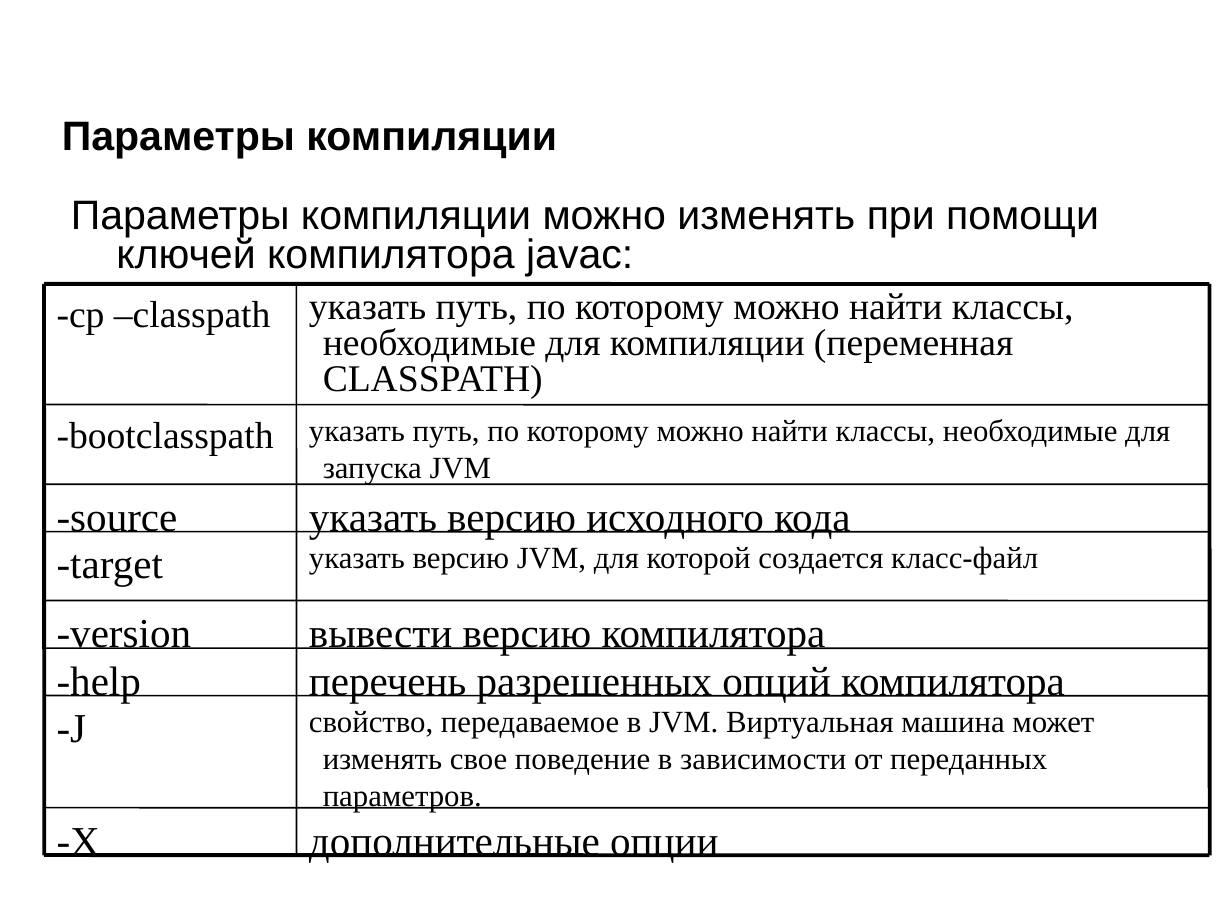
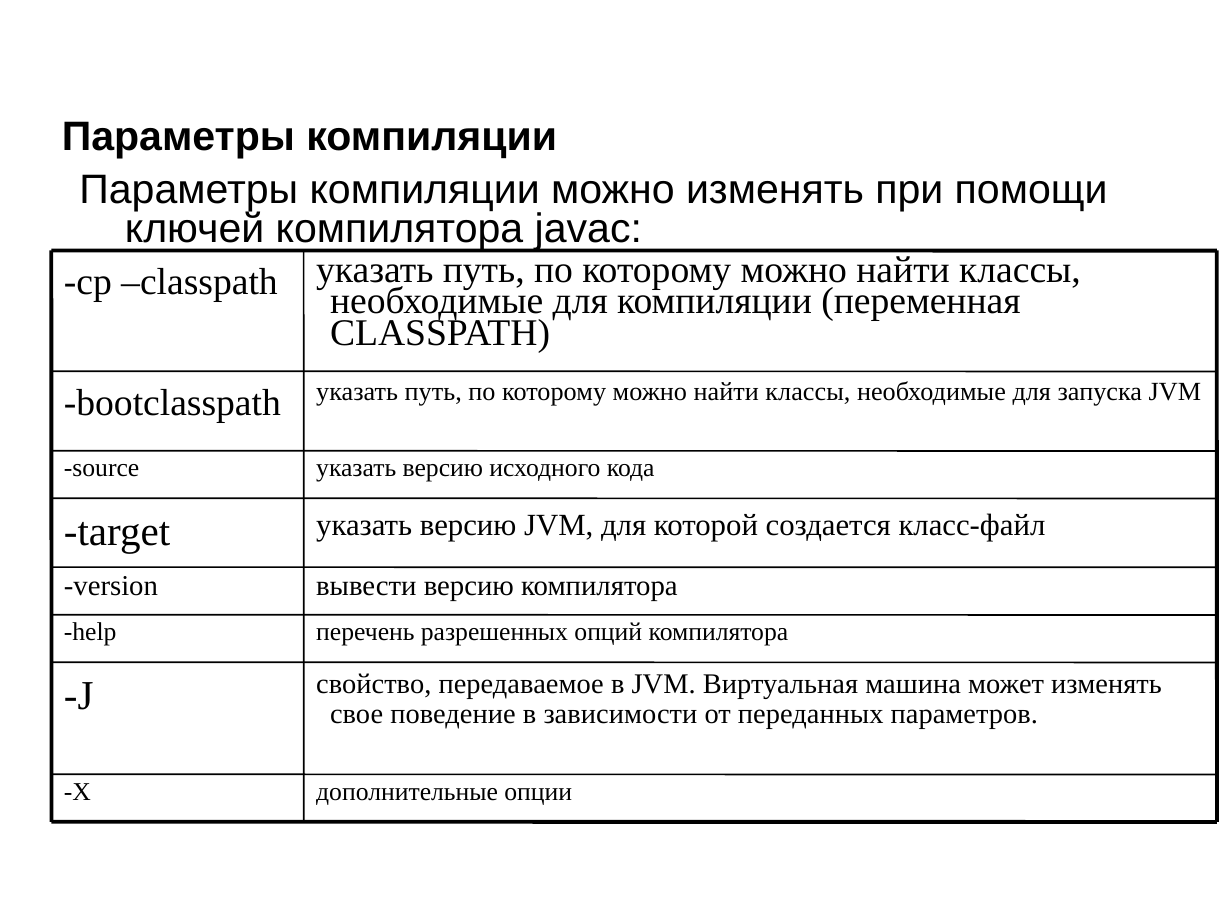
Before and after one commit to maxchv/JavaLessons, a slide deck: slide 20 of Lesson01/Or_JavaSE_intro.ppt [Режим совместимости] [восстановлен].ppt (slide 18 before the commit). Drawn at 1232x924 pixels with LibreOffice and Linux fonts; fonts in the diff are those of the drawing; background and template pictures are left out. Boxes give left, top, right and bottom in pixels: in the first picture for what was removed or moved away, otherwise in the second. Text is boxed around its words. In the diff, an @@ line names an element or a change of style, - is before the commit and + after.

```diff
--- a/Lesson01/Or_JavaSE_intro.ppt [Режим совместимости] [восстановлен].ppt
+++ b/Lesson01/Or_JavaSE_intro.ppt [Режим совместимости] [восстановлен].ppt
@@ text "Параметры компиляции можно изменять при ...": place and size @@
-text "Параметры компиляции можно изменять при ..." at (71, 200, 1099, 277)
+text "Параметры компиляции можно изменять при ..." at (79, 174, 1108, 250)
@@ text "указать путь, по которому можно ..." at (316, 252, 1081, 353): line spacing 0.8 to 0.7 @@
@@ 8 texts, 2 lines: place and size @@
-8 texts, 2 lines at (297, 283, 1210, 862)
+8 texts, 2 lines at (303, 250, 1217, 822)
@@ 8 texts, 5 lines: place and size @@
-8 texts, 5 lines at (44, 283, 1210, 857)
+8 texts, 5 lines at (52, 250, 1217, 822)
@@ text "указать путь, по которому можно ..." at (316, 381, 1201, 406): size 18 to 15.3 pt; line spacing 1 to 0.9 @@
@@ size 24 to 15 pt; line spacing 1 to 0.8 in 6 elements at (316, 788, 572, 805), (316, 622, 789, 646), (316, 464, 655, 482), (64, 783, 91, 800), (64, 622, 117, 646), (64, 464, 139, 477) @@
@@ line moved from (44, 696) - (1210, 696) to (52, 451) - (1217, 451) @@
@@ text "-version" at (64, 576, 158, 596): size 24 to 16.8 pt; line spacing 1 to 0.8 @@
@@ line moved from (44, 531) - (1210, 532) to (52, 567) - (1217, 567) @@
@@ text "вывести версию компилятора" at (316, 581, 678, 601): size 24 to 16.8 pt; line spacing 1 to 0.8 @@
@@ 3 lines: place and size @@
-3 lines at (44, 484, 1210, 648)
+3 lines at (52, 498, 1217, 663)
@@ text "свойство, передаваемое в JVM. Виртуальная ..." at (316, 673, 1162, 729): size 18 to 16.6 pt; line spacing 1 to 0.9 @@
```
Also in this commit, not shown: 4 other slides changed, 5 slides added, 7 slides removed, 4 other files.
